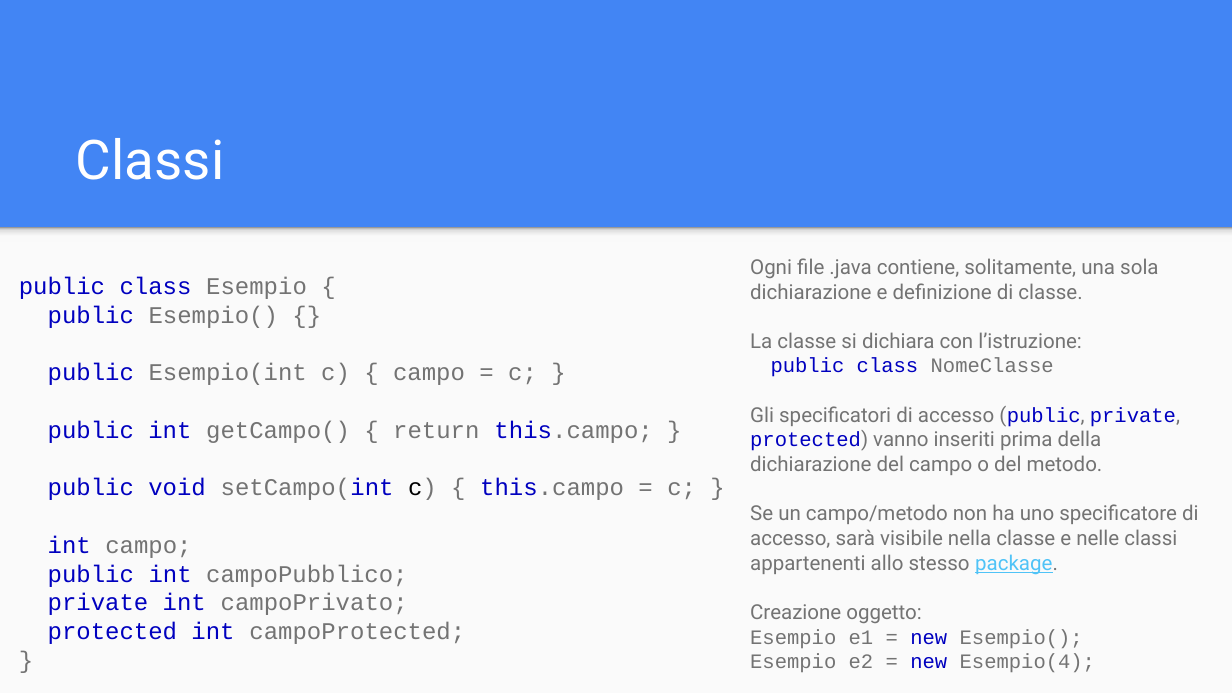
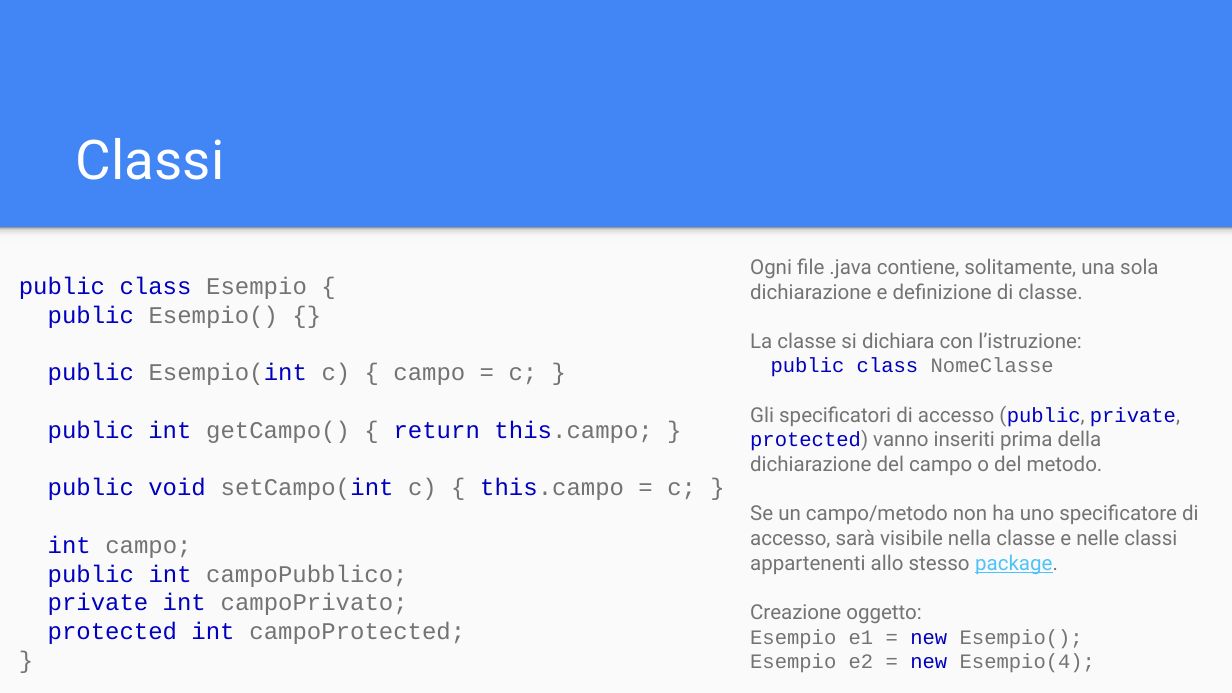
Before and after one commit to Rhaegal222/User-Interface-Design, a slide deck: slide 13 of Slides/1 - Java/01 - Java - Sintassi.pptx. Drawn at 1232x693 pixels with LibreOffice and Linux fonts; fonts in the diff are those of the drawing. Boxes give left, top, right and bottom in pixels: in the first picture for what was removed or moved away, otherwise in the second. Text is boxed around its words. In the diff, an @@ line names an element or a change of style, - is before the commit and + after.

```diff
--- a/Slides/1 - Java/01 - Java - Sintassi.pptx
+++ b/Slides/1 - Java/01 - Java - Sintassi.pptx
@@ text at (x1=48, y1=363, x2=696, y2=500): text colour #737373 to #0000BF in "Esempio(int", "return"; text colour #000000 to #737373 in "c)" @@
```
Also in this commit, not shown: 3 other slides changed, 32 other files.
